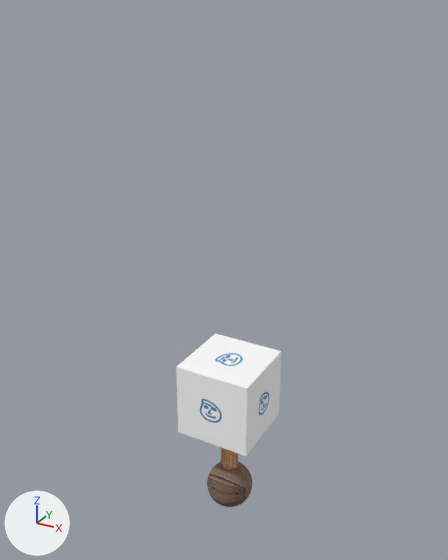
The FBX model newton-4.00/applications/media/unicycle.fbx: old version first, new version second.
The view is the same before and after, from a 50 mm lens placed at (0.408, -0.761, 0.812), pointed at (-0.02, 0.017, 0.422). Arrows for +X, +Y and +Z are at lower left; the lights stay in place.
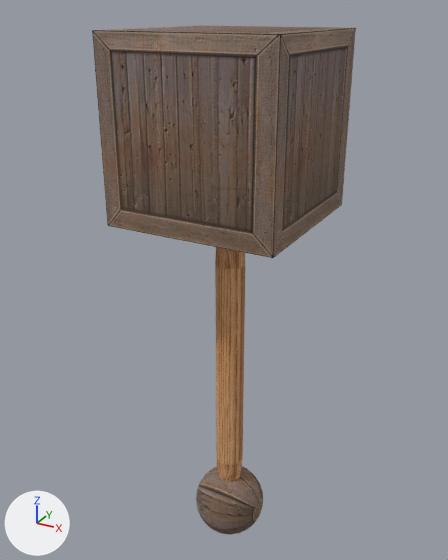
Scene script edits in JSON lines:
```json
{"op": "set", "path": "mat_01___default.texture", "old": "img_smilli_png", "new": "img_wood_0_png"}
{"op": "set", "path": "ob_sphere001.location", "old": "(0.0442, 0.0, 5.167)", "new": "(0.0295, 0.0, 3.979)"}
{"op": "set", "path": "ob_sphere001.scale", "old": "(1.0, 1.0, 1.0)", "new": "(1.0, 1.0, 0.284)"}
{"op": "set", "path": "ob_box001.location", "old": "(0.0, 0.0, 0.233)", "new": "(0.0, 0.0, 0.661)"}
{"op": "set", "path": "ob_box001.scale", "old": "(0.0254, 0.0254, 0.0254)", "new": "(0.0508, 0.0508, 0.0508)"}
{"op": "set", "path": "ob_capsule001.scale", "old": "(1.0, 1.0, 1.0)", "new": "(0.75, 0.75, 2.64)"}
```

Boxes [x1, y1, x2, y2] around the edits, measured in the pictures (448 x 560 px):
```json
{"object": "Box001", "change": "surface changed, moved, rescaled", "before": [176, 334, 282, 456], "after": [92, 25, 356, 258], "on screen": "148% wider, 90% taller"}
{"object": "Capsule001", "change": "moved, rescaled", "before": [221, 448, 238, 471], "after": [215, 247, 245, 482]}
{"object": "Sphere001", "change": "moved, rescaled", "before": [207, 462, 252, 507], "after": [196, 466, 263, 535], "on screen": "48% wider, 52% taller"}
```
